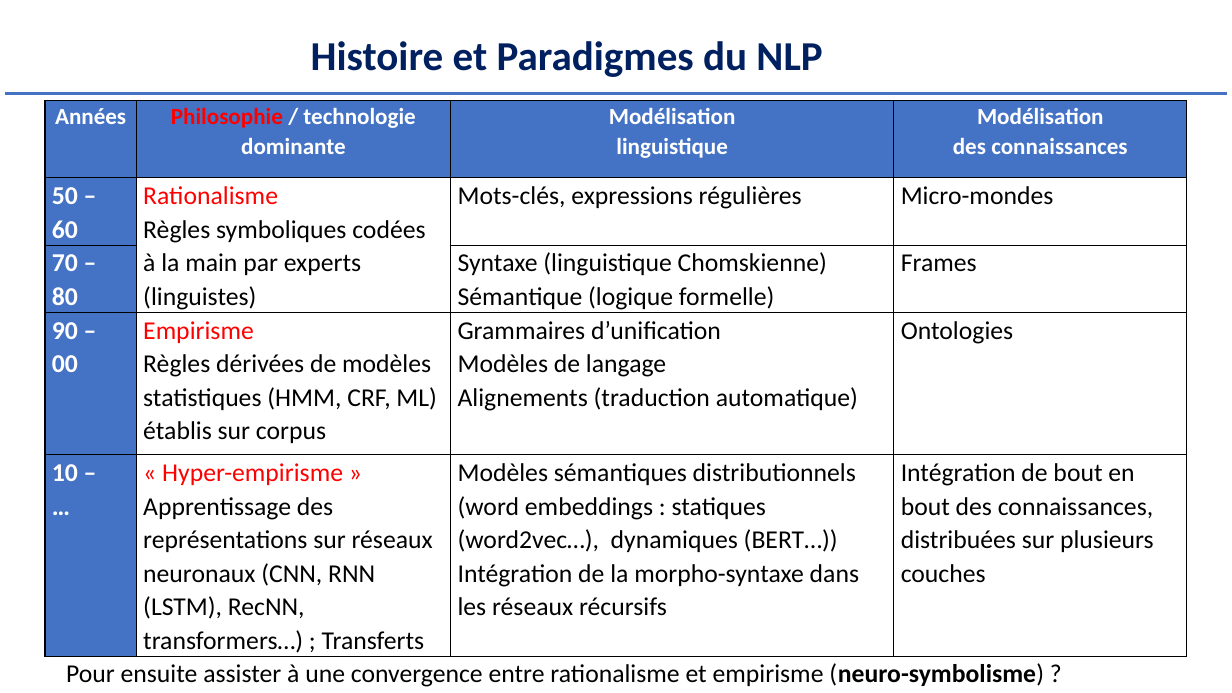
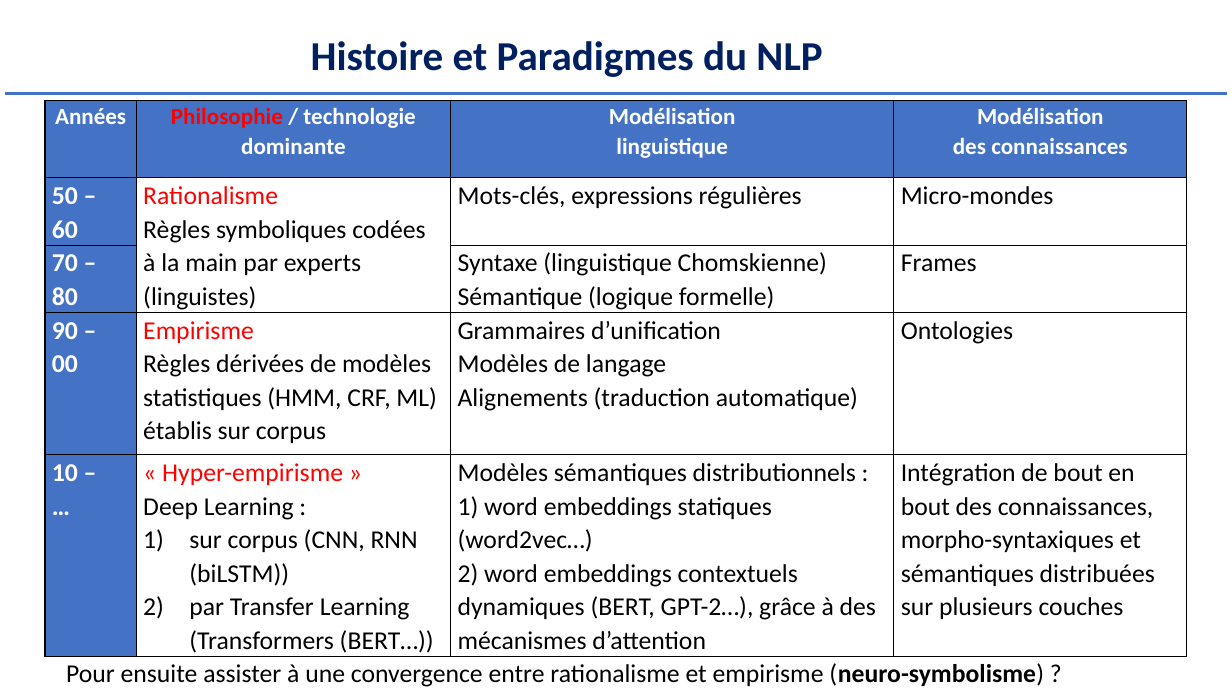
Before and after one commit to Herve-Guerin/cours-NLP-Gustave-Eiffel, a slide deck: slide 15 of Slides/NLP et Analyse Textuelle V2 - 1.pptx. Drawn at 1232x693 pixels with LibreOffice and Linux fonts; fonts in the diff are those of the drawing. Boxes give left, top, right and bottom in pixels: in the first picture for what was removed or moved away, otherwise in the second. Text is boxed around its words. In the diff, an @@ line names an element or a change of style, - is before the commit and + after.

```diff
--- a/Slides/NLP et Analyse Textuelle V2 - 1.pptx
+++ b/Slides/NLP et Analyse Textuelle V2 - 1.pptx
@@ table at (45,101,1188,657) @@
-row 5: 10 – / … | « Hyper-empirisme » / Apprentissage des représentations sur réseaux neuronaux (CNN, RNN (LSTM), RecNN, transformers…) ; Transferts | Modèles sémantiques distributionnels (word embeddings : statiques (word2vec…), dynamiques (BERT…)) / Intégration de la morpho-syntaxe dans les réseaux récursifs | Intégration de bout en bout des connaissances, distribuées sur plusieurs couches
+row 5: 10 – / … | « Hyper-empirisme » / Deep Learning : / sur corpus (CNN, RNN (biLSTM)) / par Transfer Learning (Transformers (BERT…)) | Modèles sémantiques distributionnels : 1) word embeddings statiques (word2vec…) / 2) word embeddings contextuels dynamiques (BERT, GPT-2…), grâce à des mécanismes d’attention | Intégration de bout en bout des connaissances, morpho-syntaxiques et sémantiques distribuées sur plusieurs couches
```
Also in this commit, not shown: 35 other slides changed, 2 slides added, 2 other files.
